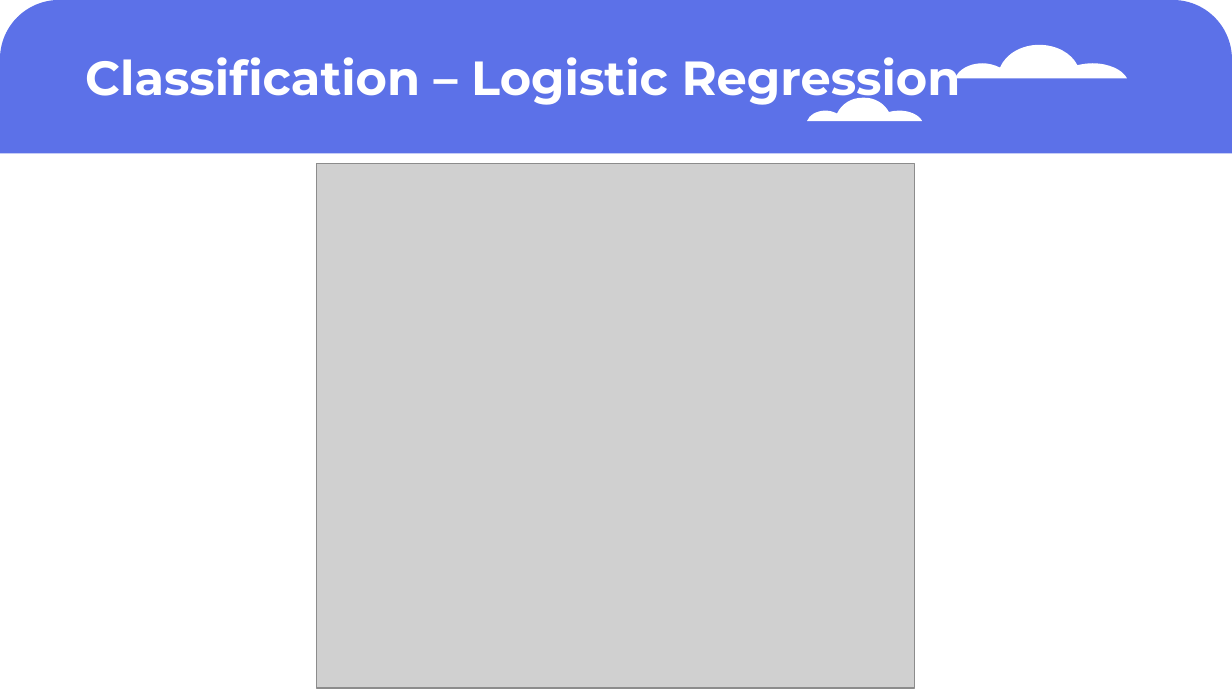
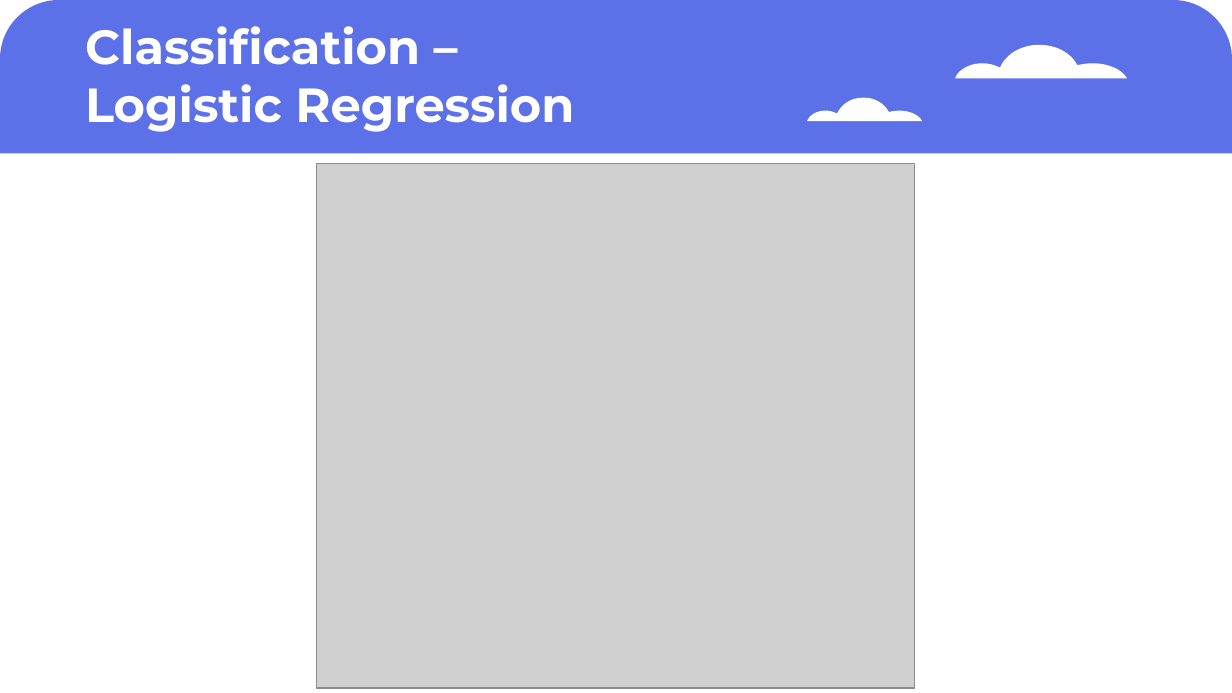
Before and after one commit to McGill-MMA-EnterpriseAnalytics/Flyer_Customer_Satisfaction, a slide deck: slide 11 of Project Presentation.pptx (slide 9 before the commit). Drawn at 1232x693 pixels with LibreOffice and Linux fonts; fonts in the diff are those of the drawing; grey boxes stand for pictures. Boxes give left, top, right and bottom in pixels: in the first picture for what was removed or moved away, otherwise in the second. Text is boxed around its words. In the diff, an @@ line names an element or a change of style, - is before the commit and + after.

```diff
--- a/Project Presentation.pptx
+++ b/Project Presentation.pptx
@@ title "Classification – Logistic Regression" rewrapped from box(85, 57, 961, 106) to box(85, 26, 574, 132) @@
```
Also in this commit, not shown: 7 other slides changed, 1 slide added, 1 slide removed.
